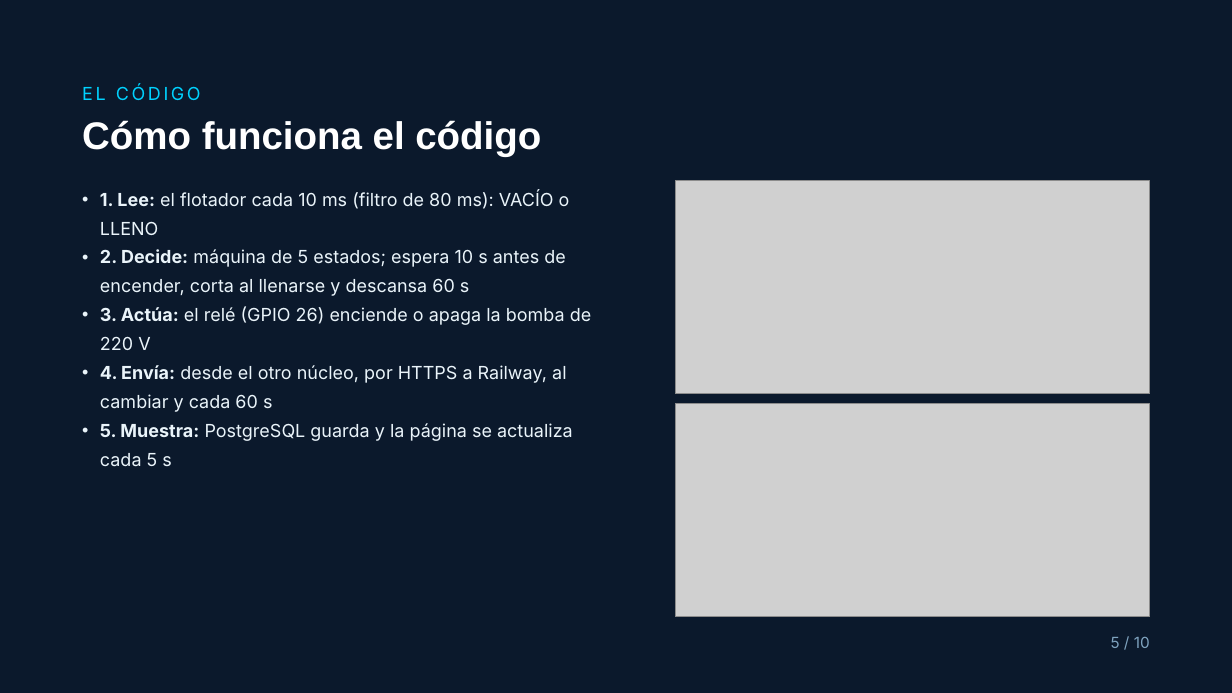
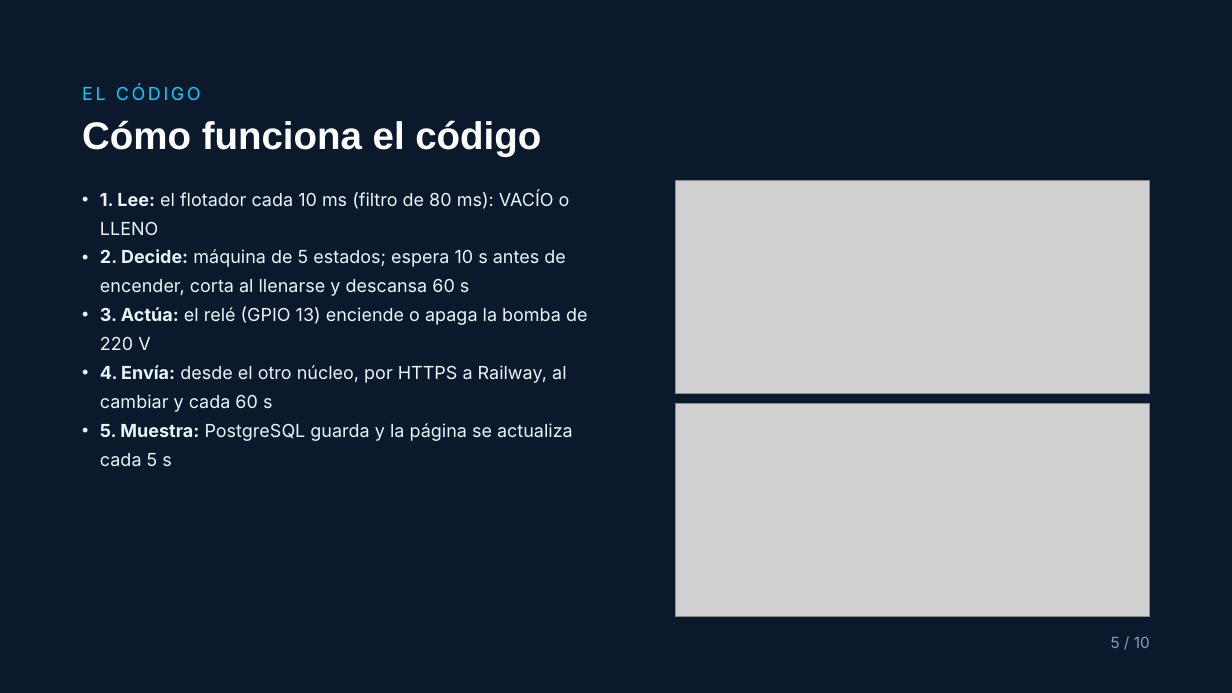
Before and after one commit to mcandela123/esp32-railway-estanque, a slide deck: slide 5 of documentacion/presentacion/presentacion_estanque.pptx. Drawn at 1232x693 pixels with LibreOffice and Linux fonts; fonts in the diff are those of the drawing; grey boxes stand for pictures. Boxes give left, top, right and bottom in pixels: in the first picture for what was removed or moved away, otherwise in the second. Text is boxed around its words. In the diff, an @@ line names an element or a change of style, - is before the commit and + after.

```diff
--- a/documentacion/presentacion/presentacion_estanque.pptx
+++ b/documentacion/presentacion/presentacion_estanque.pptx
@@ text at [100,306,587,350]: text changed @@
-• 3. Actúa: el relé (GPIO 26) enciende o apaga la bomba de 220 V
+• 3. Actúa: el relé (GPIO 13) enciende o apaga la bomba de 220 V
```
Also in this commit, not shown: 8 other files.
